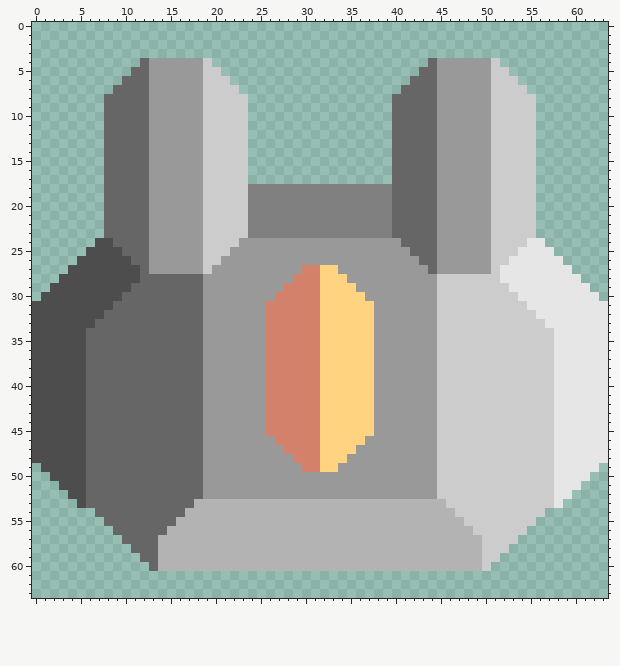
File history of a pixel-art sprite, sprites/blocks/rodrigonia/turrets/bolter.png. Above: the version before the commit.
The file is 64x64 pixels.
After the commit:
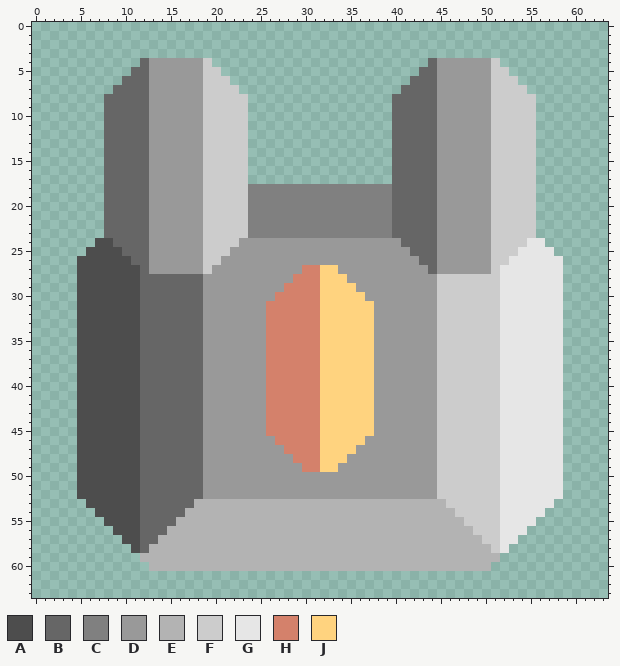
Palette (. is transparent): A #4d4d4d  B #666666  C #808080  D #999999  E #b3b3b3  F #cccccc  G #e6e6e6  H #d4816b  J #ffd37f
Changes in this commit:
y 27: x 4 A -> .; x 59 G -> .
y 28: x 3..4 AA -> ..; x 59..60 GG -> ..
y 29: x 2..4 AAA -> ...; x 11 B -> A; x 52 F -> G; x 59..61 GGG -> ...
y 30: x 1..4 AAAA -> ....; x 10..11 BB -> AA; x 52..53 FF -> GG; x 59..62 GGGG -> ....
y 31: x 0..4 AAAAA -> .....; x 9..11 BBB -> AAA; x 52..54 FFF -> GGG; x 59..63 GGGGG -> .....
y 32: x 0..4 AAAAA -> .....; x 8..11 BBBB -> AAAA; x 52..55 FFFF -> GGGG; x 59..63 GGGGG -> .....
y 33: x 0..4 AAAAA -> .....; x 7..11 BBBBB -> AAAAA; x 52..56 FFFFF -> GGGGG; x 59..63 GGGGG -> .....
y 34..48: x 0..4 AAAAA -> .....; x 6..11 BBBBBB -> AAAAAA; x 52..57 FFFFFF -> GGGGGG; x 59..63 GGGGG -> .....
y 49: x 1..4 AAAA -> ....; x 6..11 BBBBBB -> AAAAAA; x 52..57 FFFFFF -> GGGGGG; x 59..62 GGGG -> ....
y 50: x 2..4 AAA -> ...; x 6..11 BBBBBB -> AAAAAA; x 52..57 FFFFFF -> GGGGGG; x 59..61 GGG -> ...
y 51: x 3..4 AA -> ..; x 6..11 BBBBBB -> AAAAAA; x 52..57 FFFFFF -> GGGGGG; x 59..60 GG -> ..
y 52: x 4 A -> .; x 6..11 BBBBBB -> AAAAAA; x 52..57 FFFFFF -> GGGGGG; x 59 G -> .
y 53: x 5..11 ABBBBBB -> .AAAAAA; x 52..58 FFFFFFG -> GGGGGG.
y 54: x 7..11 BBBBB -> AAAAA; x 52..56 FFFFF -> GGGGG
y 55: x 8..11 BBBB -> AAAA; x 52..55 FFFF -> GGGG
y 56: x 9..11 BBB -> AAA; x 52..54 FFF -> GGG
y 57: x 10..11 BB -> AA; x 52..53 FF -> GG
y 58: x 11 B -> A; x 13 B -> E; x 50 F -> E; x 52 F -> G
y 59: x 12..13 BB -> EE; x 50..51 FF -> EE
y 60: x 13 B -> E; x 50 F -> E
Pixel boxes of the changes (left, top, right, bottom) in both pictures:
changed: (32, 265, 158, 571)
changed: (482, 265, 608, 571)
